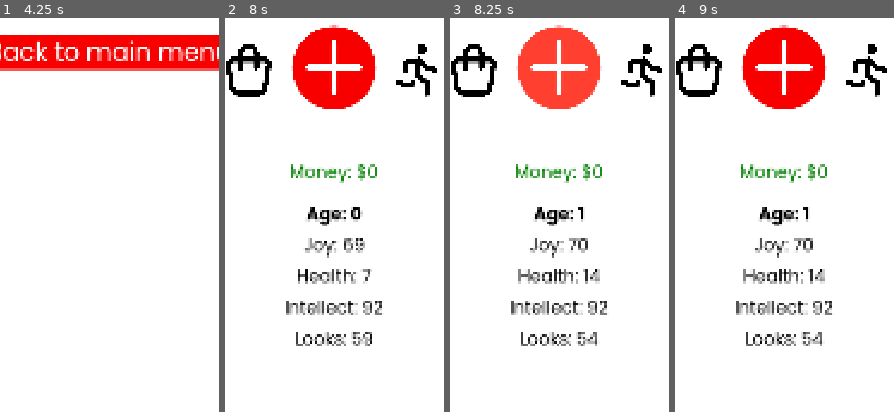
Above: before the commit, frames 1-4 (left to right).
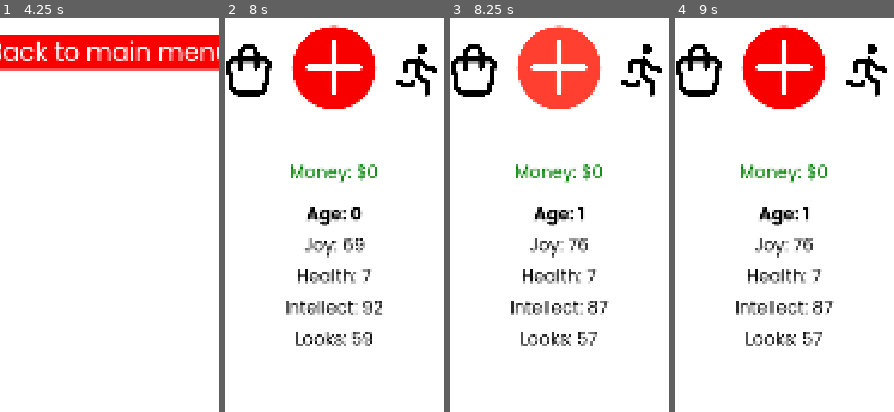
Above: after the commit, the same moments.

Repository: gaulsoodmanbls/badlifesimulator
Game: Godot game, scene res://pages/index.tscn
Two runs of this game, one before a commit and one after it. Both use one fixed random seed, a clock stepped at 60 frames per second and the inputs below.
Inputs (mouse positions are % of the whole screen's width and height, from its top left):
- Up to frame 1 (4.25 s): click "Start new game" at 0.5 s; click (50, 56) at 1.25 s; click (5, 3) at 2 s; click "New game" at 2.75 s; click (5, 3) at 3.5 s
- Up to frame 2 (8 s): click "New game" at 4.25 s; click (70, 57) at 5 s; click (85, 57) at 5.75 s; click (30, 57) at 6.5 s; click (15, 57) at 7.25 s
- Up to frame 3 (8.25 s): click (50, 56) at 8 s
- Up to frame 4 (9 s): click (70, 57) at 8.75 s
The pictures show only the part of the screen within x 25-75%, y 50-100%; the shares and areas given below are measured in that part.

Frames 1-2 are identical in both runs. In frame 3, 2.2% of the frame differs, in the area x 27-73%, y 55-84%; in frame 4, 2.2%.

Commit message:
created formula for random age up death
+ one bugfix

Diff:
--- a/pages/scripts/ageUp.gd
+++ b/pages/scripts/ageUp.gd
@@ -6,7 +6,7 @@
 	await get_tree().process_frame #waits until the frame is fully loaded. Without this, the screen flashes gray while on this scene
 	global.age += 1 #the actual aging up
 	print("age is now " + str(global.age))
-	global.joy += randi_range(-8, 8) #randomly tweaks joy levels. can add anywhere from -8 (subtracts 8) to 8.
+	global.joy += randi_range(-8, 8) #randomly tweaks joy levels. can add anywhere from -8 (subtracts 8) to 8 (adds 8).
 	global.health += randi_range(-8, 8)
 	global.intellect += randi_range(-8, 8)
 	global.looks += randi_range(-8, 8)
@@ -14,6 +14,7 @@
 		global.familyAges[i] += 1
 	for i in global.miscAges.size(): #runs through every miscellanious person you know and ages them up
 		global.miscAges[i] += 1
+	#events
 	if randi_range(1, 2) == 1 && global.RAUE == true: #if you're getting a random event (1 in 2 chance) and random events are enabled
 		if global.age >= 2: #you must be 2 or over to get random age up events
 			print("choosing random age up event...")
@@ -40,6 +41,11 @@
 		elif global.age >= 66: #if age is over 66
 			global.revent.append("elder-friend")
 		print("appended event " + str(global.revent[global.revent.size() - 1])) #prints the last event ID (the one that was just appended) in the revent array
+	#death chance
+	print("1 in " + str(max(1, 800 - global.age * 10 + global.health)) + " chance of you dying")
+	if randi_range(1, max(1, 800 - global.age * 10 + global.health)) == 1: #if you're old and unhealthy enough to die
+		print("you're so dead")
+	#runs events if they're queued
 	if global.revent.size() > 0: #if there are random events slated to appear
 		get_tree().change_scene_to_file("res://pages/event.tscn") #goes to the event page
 	else: #if there aren't random events slated to appear
--- a/pages/scripts/event.gd
+++ b/pages/scripts/event.gd
@@ -42,6 +42,21 @@
 	if global.eventPersonAge < minAge: #if the event person's age is less than the minimum age
 		global.eventPersonAge = minAge #sets their age to the minimum age
 
+func NPCKiller(type, index): #kills an NPC (family or misc)
+	if type == "family":
+		global.familyFirstNames.remove_at(index)
+		global.familyLastNames.remove_at(index)
+		global.familyRelationships.remove_at(index)
+		global.familyTypes.remove_at(index)
+		global.familyAges.remove_at(index)
+		global.familySexes.remove_at(index)
+	elif type == "misc":
+		global.miscFirstNames.remove_at(index)
+		global.miscLastNames.remove_at(index)
+		global.miscRelationships.remove_at(index)
+		global.miscTypes.remove_at(index)
+		global.miscAges.remove_at(index)
+		global.miscSexes.remove_at(index)
 
 func pronounGenerator(type, sex): #returns pronouns so you don't have to do it manually inside events - can be one of three types: him (objective), his (possessive), he (personal), or boy (noun)
 	if type == "him":
@@ -215,7 +230,7 @@
 			$body.text = "While out with family, " #this isn't unfinished, it gets appended to in a second
 		$body.text = $body.text + "you run into a " + pronounGenerator("boy", global.eventPersonSex) + " named " + global.eventPersonFirstName + ". You start talking and realise you have a lot of chemistry."
 		$option1.text = "Befriend " + pronounGenerator("him", global.eventPersonSex)
-		$option.text = "Ask " + pronounGenerator("him", global.eventPersonSex) + " out"
+		$option2.text = "Ask " + pronounGenerator("him", global.eventPersonSex) + " out"
 		$option3.text = "Leave " + pronounGenerator("him", global.eventPersonSex) + " alone"
 		$option4.modulate.a = 0
 		$credit.text = "mconcerning"
@@ -544,13 +559,7 @@
 		$option2.modulate.a = 0
 		$option3.modulate.a = 0
 		$option4.modulate.a = 0
-		#kills uncle
-		global.familyFirstNames.remove_at(relativeOfChoice)
-		global.familyLastNames.remove_at(relativeOfChoice)
-		global.familyRelationships.remove_at(relativeOfChoice)
-		global.familyTypes.remove_at(relativeOfChoice)
-		global.familyAges.remove_at(relativeOfChoice)
-		global.familySexes.remove_at(relativeOfChoice)
+		NPCKiller("family", relativeOfChoice) #kills uncle
 		#stat effects
 		global.intellect = 100
 		global.crimes.append("1st-degree-murder")
--- a/pages/scripts/global.gd
+++ b/pages/scripts/global.gd
@@ -129,14 +129,15 @@
 	return "user://spycarsinc/bls/lives/" #returns path
 
 func saveGame(): #does the actual saving
-	var lifeSavePath = "user://spycarsinc/bls/lives/" + currentLife + ".bls" #the path on the user's device the save will be located - this save only stores the life-specific stuff that doesn't persist between lives (age, relationships, health...)
+	if currentLife != "": #if you currently HAVE a life to save
+		var lifeSavePath = "user://spycarsinc/bls/lives/" + currentLife + ".bls" #the path on the user's device the save will be located - this save only stores the life-specific stuff that doesn't persist between lives (age, relationships, health...)
+		var lifeSaveFile = FileAccess.open(lifeSavePath, FileAccess.WRITE)
+		lifeSaveFile.store_var(lifeSerialiser()) #overwrites the life save file with collinsDictionary from the lifeSerialiser() function above.
+		lifeSaveFile.close() #closes file and saves changes
 	var gameSavePath  = "user://spycarsinc/bls/game.bls" #this save stores all of the non-life-specific stuff that does persist between lives (achievements, XP and levels, DNA, etc...)
-	var lifeSaveFile = FileAccess.open(lifeSavePath, FileAccess.WRITE)
 	var gameSaveFile = FileAccess.open(gameSavePath, FileAccess.WRITE)
 	#and now do the rest
-	lifeSaveFile.store_var(lifeSerialiser()) #overwrites the life save file with collinsDictionary from the lifeSerialiser() function above.
 	gameSaveFile.store_var(gameSerialiser()) #overwrites the game save file with cambridgeDictionary from the gameSerialiser() function above.
-	lifeSaveFile.close() #closes file and saves changes
 	gameSaveFile.close() #closes file and saves changes
 
 func loadGame(): #does the actual GAME loading
@@ -195,3 +196,7 @@
 			get_tree().change_scene_to_file("res://pages/game_menu.tscn")
 	else: #file does not exist
 		print("no life save file... how did you even run this function if there's no... i-")
+
+
+func death(): #when the player dies
+	pass
--- a/pages/scripts/lifeSaveFiles.gd
+++ b/pages/scripts/lifeSaveFiles.gd
@@ -23,6 +23,7 @@
 	if saveFile == global.currentLife: #if you're deleting the life you're currently on
 		print("this is your current life, setting currentLife to ''")
 		global.currentLife = "" #empty current life (there's no life)
+		global.saveGame()
 
 
 func buttonPressed(saveFile, buttonName):
Not shown, changed: export_presets.cfg
